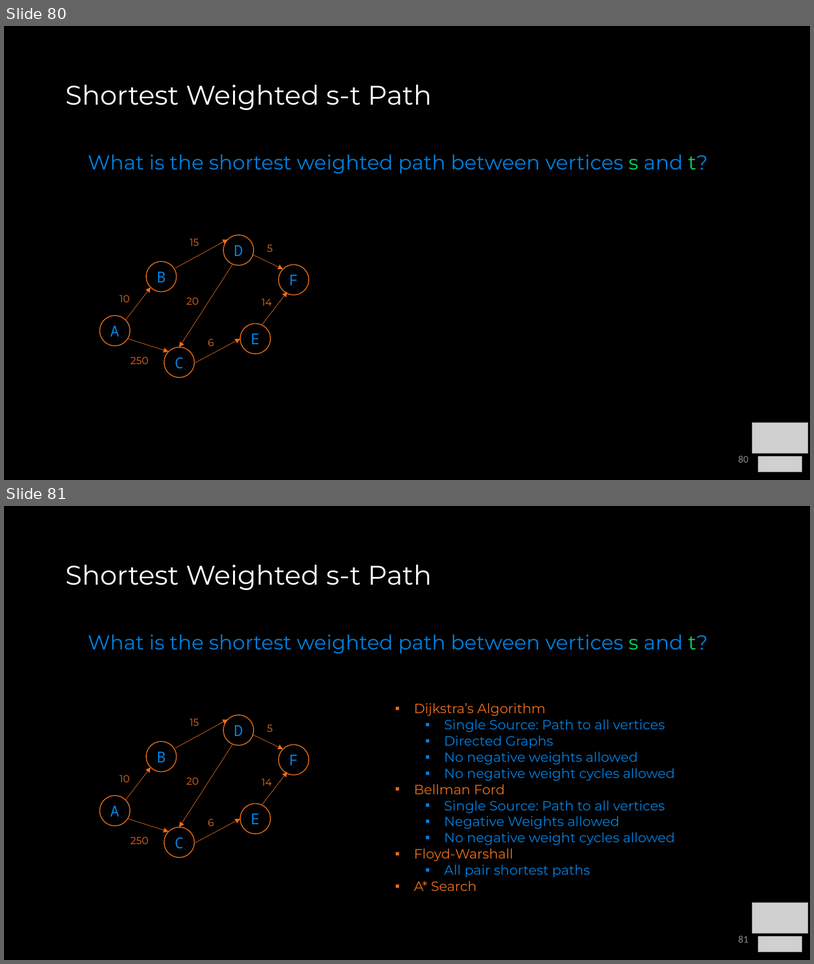
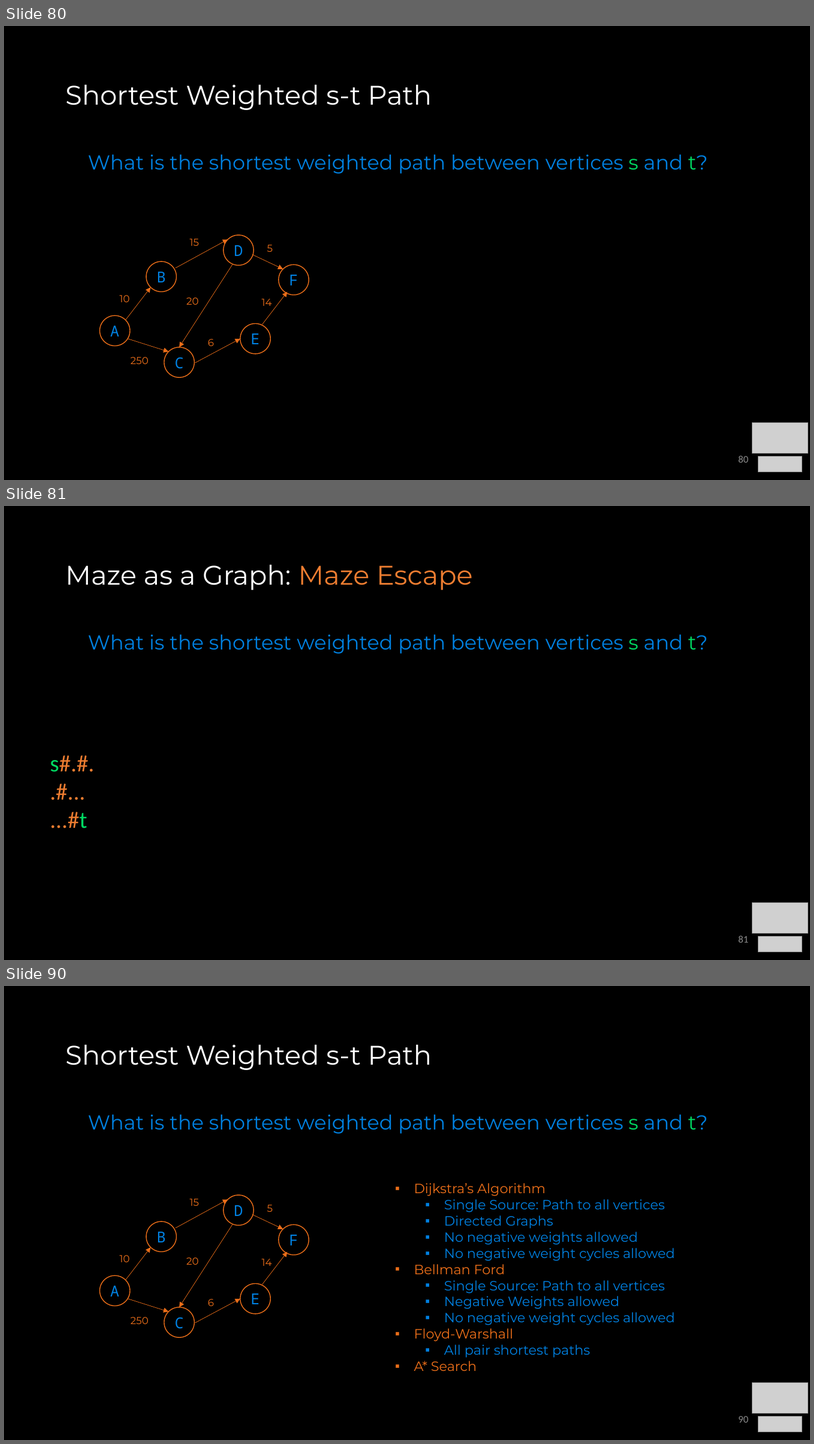
Before and after one commit to COP3530/Instructional-Content, a slide deck: Slides/Slides-PPT/8a - Graph Terminology and Implementation.pptx. Shown one above the other, each under a label of ours: slides 80 and 81 before the commit, slides 80, 81 and 90 after it; the slides between them are not shown. The pictures are 814x964 and 814x1444 pixels, drawn with LibreOffice and Linux fonts; fonts in the diff are those of the drawing; grey boxes stand for pictures. Boxes give left, top, right and bottom in pixels: in the first picture for what was removed or moved away, otherwise in the second. Text is boxed around its words. In the diff, an @@ line names an element or a change of style, - is before the commit and + after.

Commit message:
graph as a maze scaffold added

```diff
--- a/Slides/Slides-PPT/8a - Graph Terminology and Implementation.pptx
+++ b/Slides/Slides-PPT/8a - Graph Terminology and Implementation.pptx
@@ slide 81 added at <box>4,506,810,960</box>, background #000000 @@
@@ title added at <box>65,564,473,590</box>, 32 pt, text #FFFFFF @@
+Maze as a Graph: Maze Escape
@@ text added at <box>88,634,708,654</box>, 24 pt, text #0081E1 @@
+What is the shortest weighted path between vertices s and t?
@@ text added at <box>50,755,95,828</box>, 28 pt, text #ED7D31 @@
+s#.#.
+.#...
+...#t
@@ picture added at <box>753,902,809,933</box> @@
@@ page number added at <box>738,935,749,942</box>, 12 pt, text #8C8C8C @@
+81
@@ picture added at <box>758,936,803,952</box> @@
@@ what was slide 81 is now slide 90 @@
@@ page number at <box>738,1416,749,1422</box>: text changed @@
-81
+90
```
Also in this commit, not shown: 8 other slides added.
